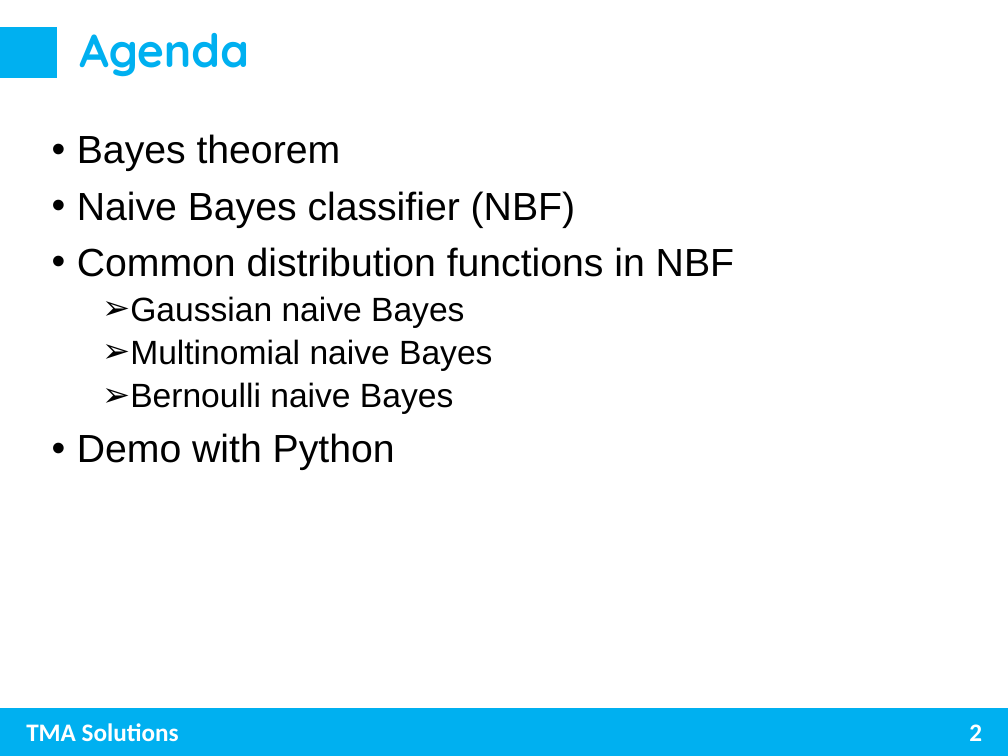
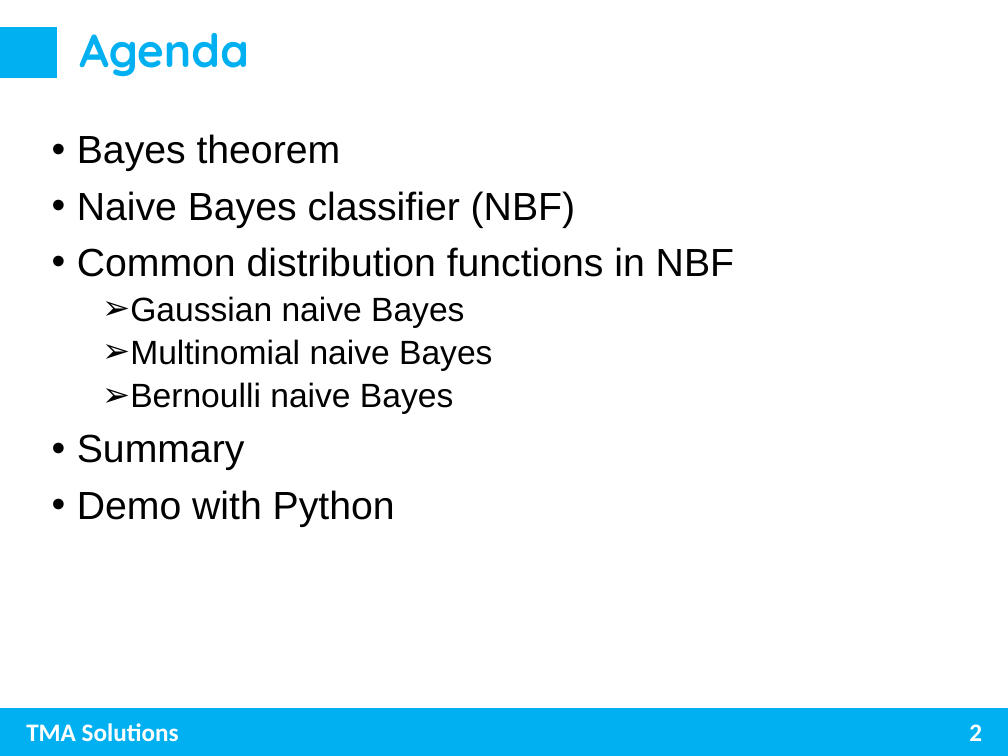
Before and after one commit to trungnghia2009/MachineLearning, a slide deck: slide 2 of Naive Bayes.pptx. Drawn at 1008x756 pixels with LibreOffice and Linux fonts; fonts in the diff are those of the drawing. Boxes give left, top, right and bottom in pixels: in the first picture for what was removed or moved away, otherwise in the second. Text is boxed around its words. In the diff, an @@ line names an element or a change of style, - is before the commit and + after.

```diff
--- a/Naive Bayes.pptx
+++ b/Naive Bayes.pptx
@@ text at (77,434,244,470): paragraph added @@
+• Summary
```
Also in this commit, not shown: 8 other slides changed, 7 slides added.
